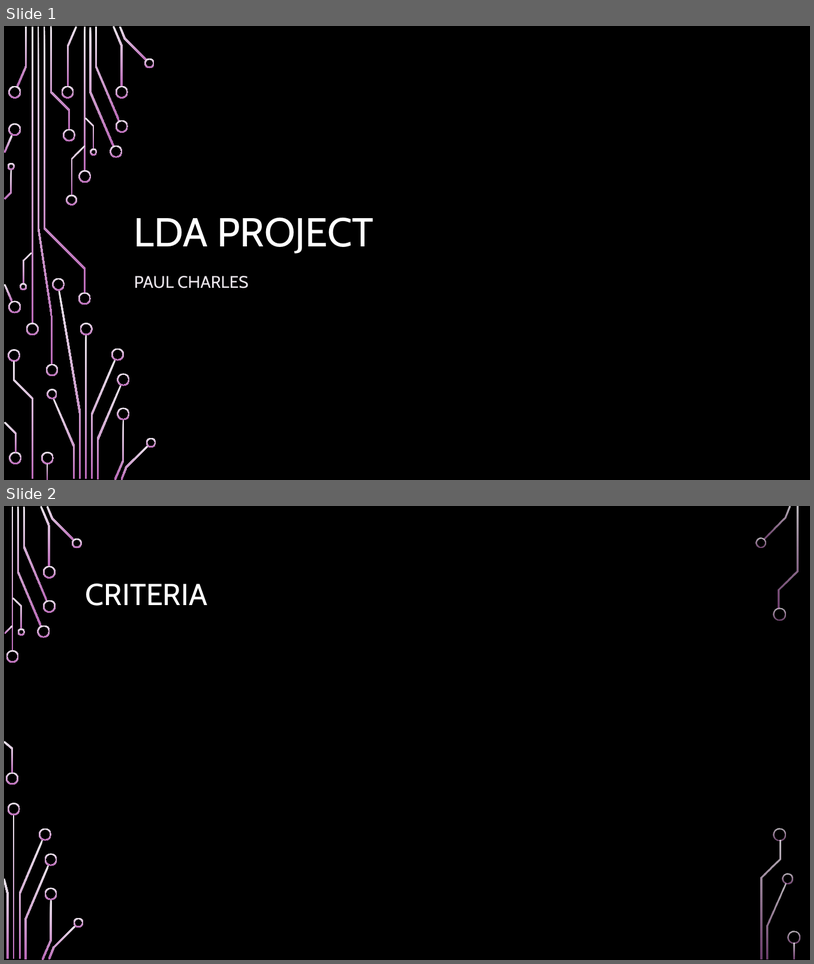
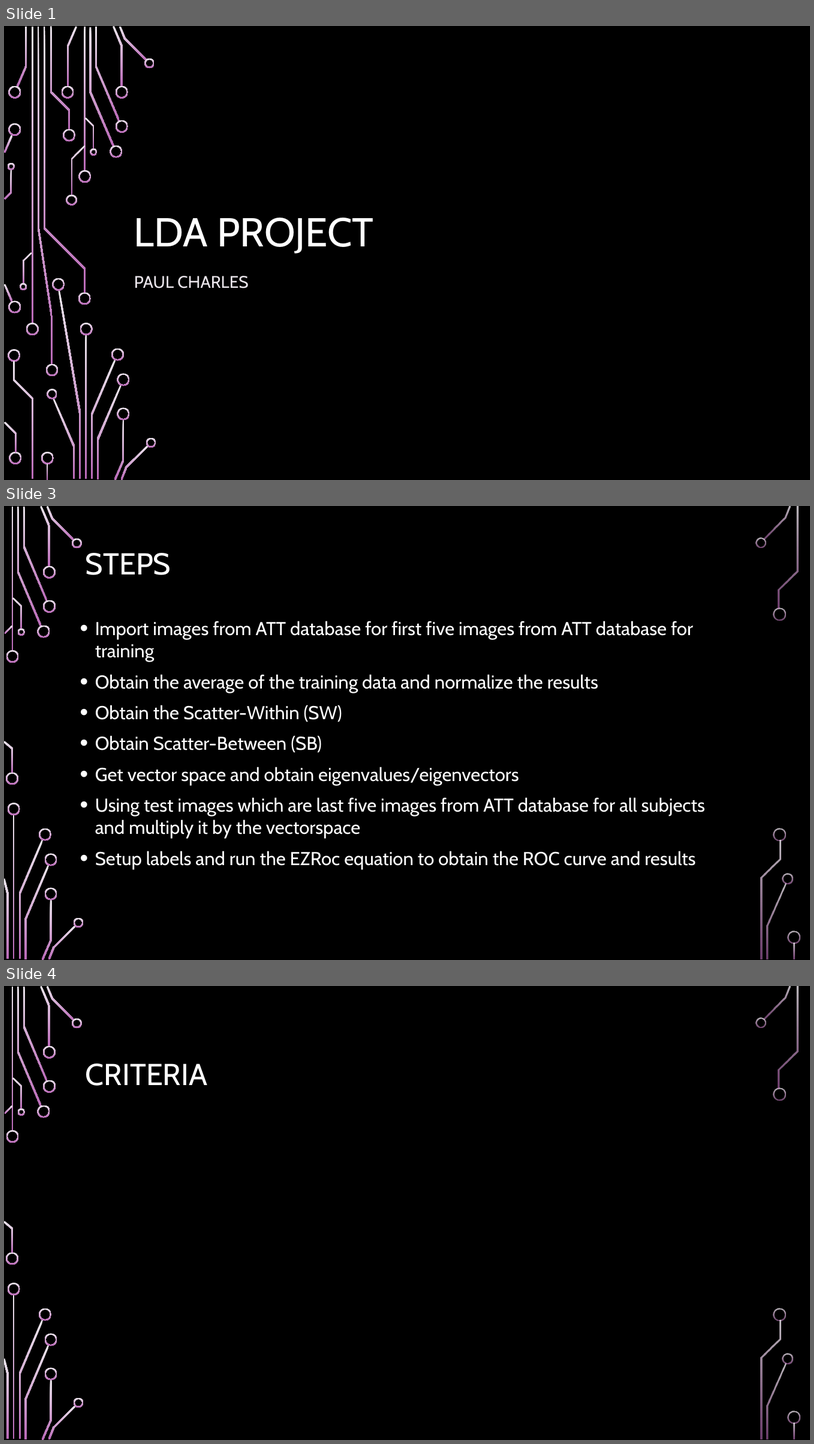
Before and after one commit to santosh500/SupervisedLearning, a slide deck: LDA_Project3/ResultsPresentation.pptx. Shown one above the other, each under a label of ours: slides 1 and 2 before the commit, slides 1, 3 and 4 after it; the slides between them are not shown. The pictures are 814x964 and 814x1444 pixels, drawn with LibreOffice and Linux fonts; fonts in the diff are those of the drawing; grey boxes stand for pictures; background and template pictures are left out. Boxes give left, top, right and bottom in pixels: in the first picture for what was removed or moved away, otherwise in the second. Text is boxed around its words. In the diff, an @@ line names an element or a change of style, - is before the commit and + after.

```diff
--- a/LDA_Project3/ResultsPresentation.pptx
+++ b/LDA_Project3/ResultsPresentation.pptx
@@ slide 3 added at (4, 506, 810, 960), background picture (left out); not listed: 36 template elements that a slide beside it also shows @@
@@ title added at (86, 553, 171, 575), 36 pt, text #FFFFFF @@
+STEPS
@@ text added at (95, 621, 705, 869), 22.2 pt, text #FFFFFF @@
+• Import images from ATT database for first five images from ATT database for training
+• Obtain the average of the training data and normalize the results
+• Obtain the Scatter-Within (SW)
+• Obtain Scatter-Between (SB)
+• Get vector space and obtain eigenvalues/eigenvectors
+• Using test images which are last five images from ATT database for all subjects and multiply it by the vectorspace
+• Setup labels and run the EZRoc equation to obtain the ROC curve and results
@@ what was slide 2 is now slide 4 @@
```
Also in this commit, not shown: 3 slides changed, 1 other slide added, 2 slides removed, 1 other file.
